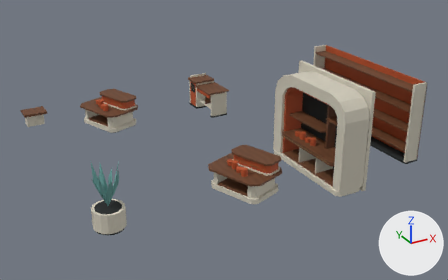
Two versions of the glTF model external_packages/shopping_promenade_20261009/exports/SHOP_D09_S100_A106__fitout.glb, one commit apart.
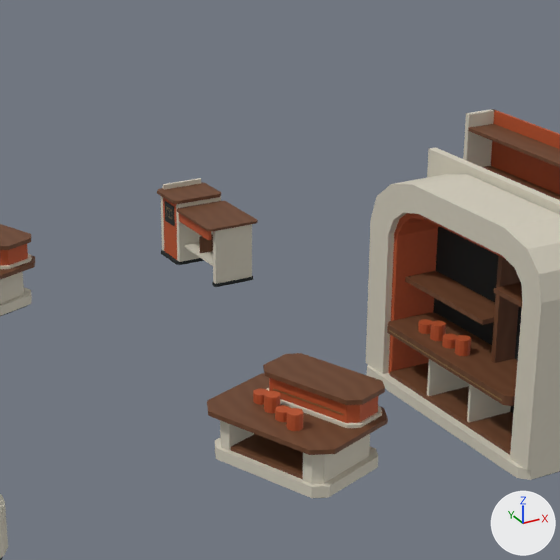
Each version appears first whole from a camera (50 mm lens) standing at (-8.58, -16.95, 8.52) and looking at (0.37, -0.67, 0.38), and next in a close-up on the part from 28% to 79% of the width and 0% to 82% of the height. Every picture has the same lights, and +X, +Y and +Z are marked at lower right. The older version's two pictures come first. Vertices at exactly the same position are counted once.

Names of what the first close-up shows: 'SHOP_D09_S100_A106__fitout__dark_rubber', 'SHOP_D09_S100_A106__fitout__ivory_enamel', 'SHOP_D09_S100_A106__fitout__retail_terracotta_enamel', 'SHOP_D09_S100_A106__fitout__warm_walnut' and 1 more.
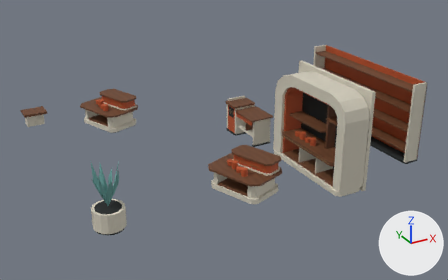
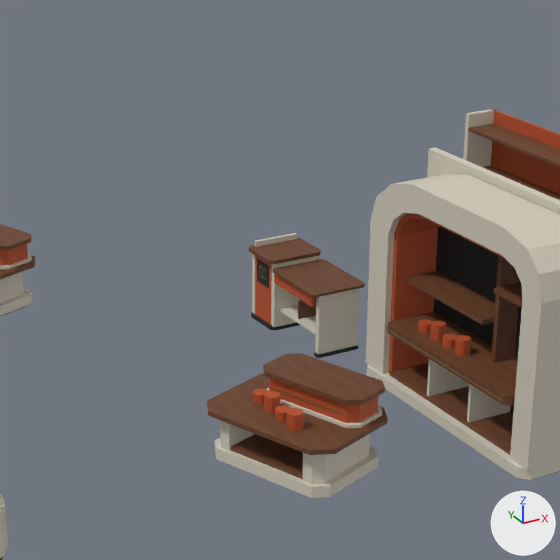
The change, as a list of edits to the scene's bpy script:
```text
Change me_shop_d09_s100_a106__fitout__dark_rubber:
    where me_shop_d09_s100_a106__fitout__dark_rubber.from_pydata(...)  # 260 vertices, 448 faces; spans x -4.9..5.35, y -5.0..4.31, z 0.0..2.49
    used by ob_shop_d09_s100_a106__fitout__dark_rubber; location = (0.0, 0.0, 0.0)
    me_shop_d09_s100_a106__fitout__dark_rubber part 1: the loose piece of 16 vertices spanning x 1.38..2.05, y 2.12..2.24, z 0.0..0.05 is moved by (0.0, -3.0, 0.0)
    me_shop_d09_s100_a106__fitout__dark_rubber part 2: the loose piece of 16 vertices spanning x 1.29..2.1, y 3.23..3.89, z 0.0..0.05 is moved by (0.0, -3.0, 0.0)
    me_shop_d09_s100_a106__fitout__dark_rubber part 3: the loose piece of 8 vertices spanning x 1.32..1.33, y 3.39..3.72, z 0.6..0.93 is moved by (0.0, -3.0, 0.0)
Change me_shop_d09_s100_a106__fitout__ivory_enamel:
    where me_shop_d09_s100_a106__fitout__ivory_enamel.from_pydata(...)  # 372 vertices, 674 faces; spans x -4.93..5.35, y -5.05..4.9, z 0.0..3.0
    used by ob_shop_d09_s100_a106__fitout__ivory_enamel; location = (0.0, 0.0, 0.0)
    me_shop_d09_s100_a106__fitout__ivory_enamel part 4: the loose piece of 8 vertices spanning x 1.4..2.03, y 2.14..2.22, z 0.05..0.92 is moved by (0.0, -3.0, 0.0)
    me_shop_d09_s100_a106__fitout__ivory_enamel part 5: the loose piece of 8 vertices spanning x 1.41..2.03, y 2.22..3.23, z 0.29..0.32 is moved by (0.0, -3.0, 0.0)
    me_shop_d09_s100_a106__fitout__ivory_enamel part 6: the loose piece of 8 vertices spanning x 1.37..2.04, y 3.83..3.88, z 1.08..1.15 is moved by (0.0, -3.0, 0.0)
    me_shop_d09_s100_a106__fitout__ivory_enamel part 7: the loose piece of 8 vertices spanning x 1.33..2.07, y 3.79..3.88, z 0.05..1.02 is moved by (0.0, -3.0, 0.0)
    me_shop_d09_s100_a106__fitout__ivory_enamel part 8: the loose piece of 8 vertices spanning x 1.33..2.07, y 3.23..3.32, z 0.05..1.02 is moved by (0.0, -3.0, 0.0)
Change me_shop_d09_s100_a106__fitout__retail_terracotta_enamel:
    where me_shop_d09_s100_a106__fitout__retail_terracotta_enamel.from_pydata(...)  # 550 vertices, 1012 faces; spans x -2.44..5.35, y -4.73..4.07, z 0.05..2.6
    used by ob_shop_d09_s100_a106__fitout__retail_terracotta_enamel; location = (0.0, 0.0, 0.0)
    me_shop_d09_s100_a106__fitout__retail_terracotta_enamel part 9: the loose piece of 8 vertices spanning x 1.33..1.38, y 2.22..3.23, z 0.74..0.92 is moved by (0.0, -3.0, 0.0)
    me_shop_d09_s100_a106__fitout__retail_terracotta_enamel part 10: the loose piece of 8 vertices spanning x 1.33..1.47, y 3.32..3.79, z 0.05..1.02 is moved by (0.0, -3.0, 0.0)
Change me_shop_d09_s100_a106__fitout__warm_walnut:
    where me_shop_d09_s100_a106__fitout__warm_walnut.from_pydata(...)  # 288 vertices, 468 faces; spans x -4.9..5.31, y -4.66..5.0, z 0.15..2.49
    used by ob_shop_d09_s100_a106__fitout__warm_walnut; location = (0.0, 0.0, 0.0)
    me_shop_d09_s100_a106__fitout__warm_walnut part 11: the loose piece of 8 vertices spanning x 1.47..1.98, y 2.78..2.8, z 0.32..0.59 is moved by (0.0, -3.0, 0.0)
    me_shop_d09_s100_a106__fitout__warm_walnut part 12: the loose piece of 16 vertices spanning x 1.25..2.1, y 3.2..3.9, z 1.02..1.08 is moved by (0.0, -3.0, 0.0)
    me_shop_d09_s100_a106__fitout__warm_walnut part 13: the loose piece of 16 vertices spanning x 1.27..2.13, y 2.1..3.23, z 0.92..0.95 is moved by (0.0, -3.0, 0.0)
```

Location of each change, (x1, y1, x2, y2) in pixels of the close-ups (560 x 560 px; the box of a moved part takes in the faces that stretch with it):
'SHOP_D09_S100_A106__fitout__dark_rubber', reshaped
    before: (0, 201, 560, 560)
    after: (0, 226, 560, 560)
part 1 of me_shop_d09_s100_a106__fitout__dark_rubber, moved or reshaped
    before: (212, 276, 253, 287)
    after: (314, 345, 358, 358)
part 2 of me_shop_d09_s100_a106__fitout__dark_rubber, moved or reshaped
    before: (161, 250, 204, 265)
    after: (251, 312, 300, 331)
part 3 of me_shop_d09_s100_a106__fitout__dark_rubber, moved or reshaped
    before: (165, 201, 175, 226)
    after: (257, 259, 269, 288)
part 4 of me_shop_d09_s100_a106__fitout__ivory_enamel, moved or reshaped
    before: (213, 224, 252, 284)
    after: (315, 288, 359, 354)
part 5 of me_shop_d09_s100_a106__fitout__ivory_enamel, moved or reshaped
    before: (184, 242, 213, 266)
    after: (280, 305, 316, 334)
part 6 of me_shop_d09_s100_a106__fitout__ivory_enamel, moved or reshaped
    before: (163, 178, 201, 190)
    after: (255, 233, 297, 247)
part 7 of me_shop_d09_s100_a106__fitout__ivory_enamel, moved or reshaped (mostly hidden)
    before: (161, 196, 164, 251)
    after: (252, 254, 255, 314)
part 8 of me_shop_d09_s100_a106__fitout__ivory_enamel, moved or reshaped
    before: (176, 196, 221, 262)
    after: (271, 255, 320, 327)
part 9 of me_shop_d09_s100_a106__fitout__retail_terracotta_enamel, moved or reshaped
    before: (179, 213, 211, 240)
    after: (274, 274, 315, 307)
part 10 of me_shop_d09_s100_a106__fitout__retail_terracotta_enamel, moved or reshaped
    before: (163, 198, 177, 260)
    after: (255, 255, 272, 325)
part 11 of me_shop_d09_s100_a106__fitout__warm_walnut, moved or reshaped
    before: (199, 234, 213, 253)
    after: (298, 297, 316, 319)
part 12 of me_shop_d09_s100_a106__fitout__warm_walnut, moved or reshaped
    before: (157, 182, 221, 204)
    after: (249, 238, 321, 264)
part 13 of me_shop_d09_s100_a106__fitout__warm_walnut, moved or reshaped
    before: (177, 201, 258, 232)
    after: (273, 259, 365, 297)
